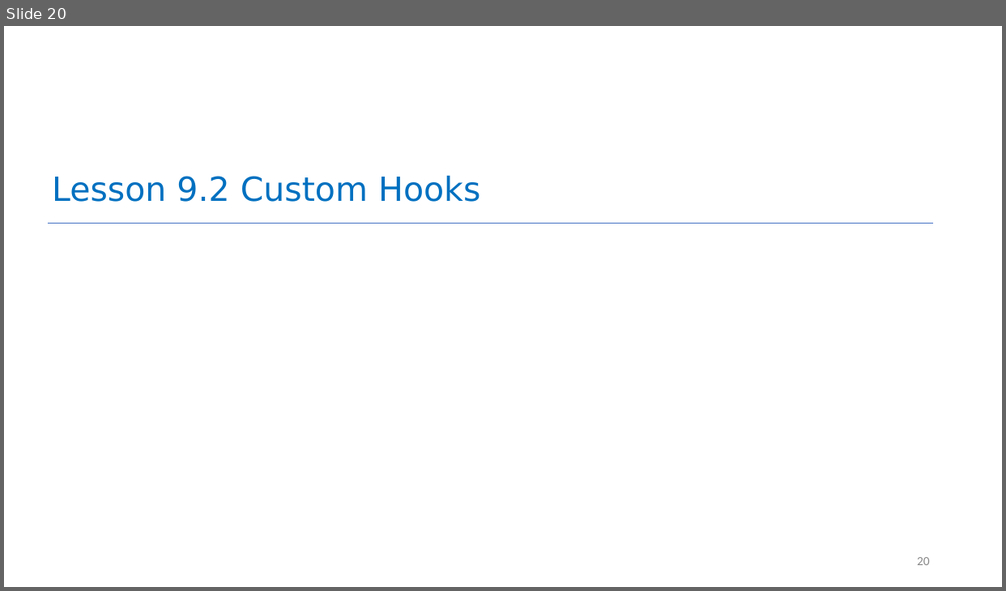
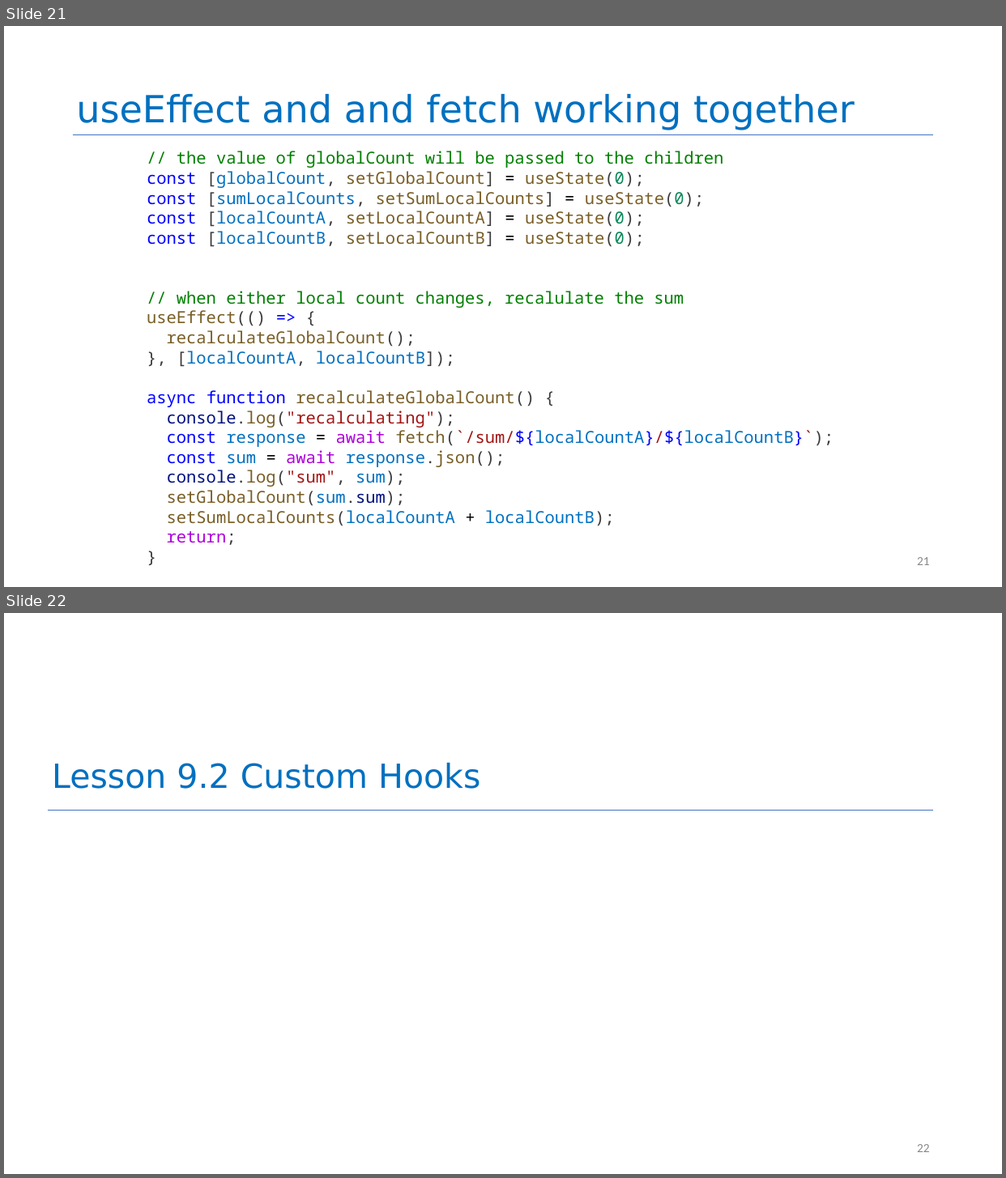
Before and after one commit to yashburshe/CS4530-Fall-2025, a slide deck: Slides/Module 09 React Hooks.pptx. Shown one above the other, each under a label of ours: slide 20 before the commit, slides 21 and 22 after it. The pictures are 1006x591 and 1006x1178 pixels, drawn with LibreOffice and Linux fonts; fonts in the diff are those of the drawing. Boxes give left, top, right and bottom in pixels: in the first picture for what was removed or moved away, otherwise in the second. Text is boxed around its words. In the diff, an @@ line names an element or a change of style, - is before the commit and + after.

```diff
--- a/Slides/Module 09 React Hooks.pptx
+++ b/Slides/Module 09 React Hooks.pptx
@@ slide 21 added at (4,26,1002,587), background #FFFFFF @@
@@ title added at (76,94,854,130), 36 pt, text #0070C0 @@
+useEffect and and fetch working together
@@ line added from (73, 135) to (934, 135), #4472C4 0.5 pt @@
@@ text added at (147,151,833,545), 16 pt, text #795E26 @@
+// the value of globalCount will be passed to the children
+const [globalCount, setGlobalCount] = useState(0);
+const [sumLocalCounts, setSumLocalCounts] = useState(0);
+const [localCountA, setLocalCountA] = useState(0);
+const [localCountB, setLocalCountB] = useState(0);
+// when either local count changes, recalulate the sum
+useEffect(() => {
+recalculateGlobalCount();
+}, [localCountA, localCountB]);
+async function recalculateGlobalCount() {
+console.log("recalculating");
+const response = await fetch(`/sum/${localCountA}/${localCountB}`);
+const sum = await response.json();
+console.log("sum", sum);
+setGlobalCount(sum.sum);
+setSumLocalCounts(localCountA + localCountB);
+return;
+}
@@ page number added at (917,557,930,565), 12 pt, text #888888 @@
+21
@@ what was slide 20 is now slide 22 @@
@@ page number at (917,1144,930,1152): text changed @@
-20
+22
```
Also in this commit, not shown: 1 slide changed, 6 other slides added, 2 other files.
